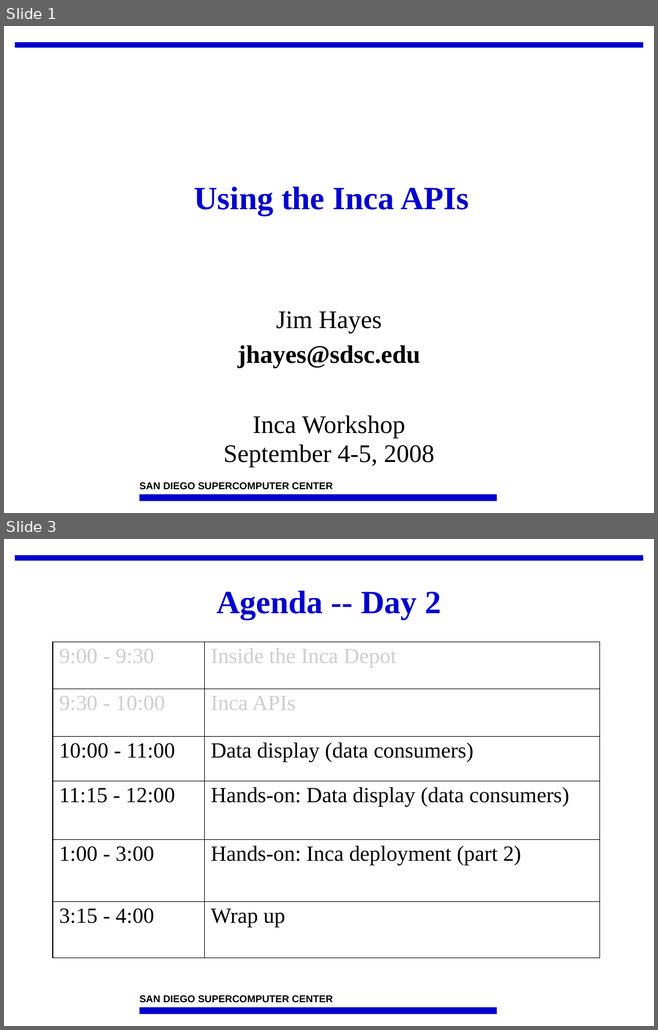
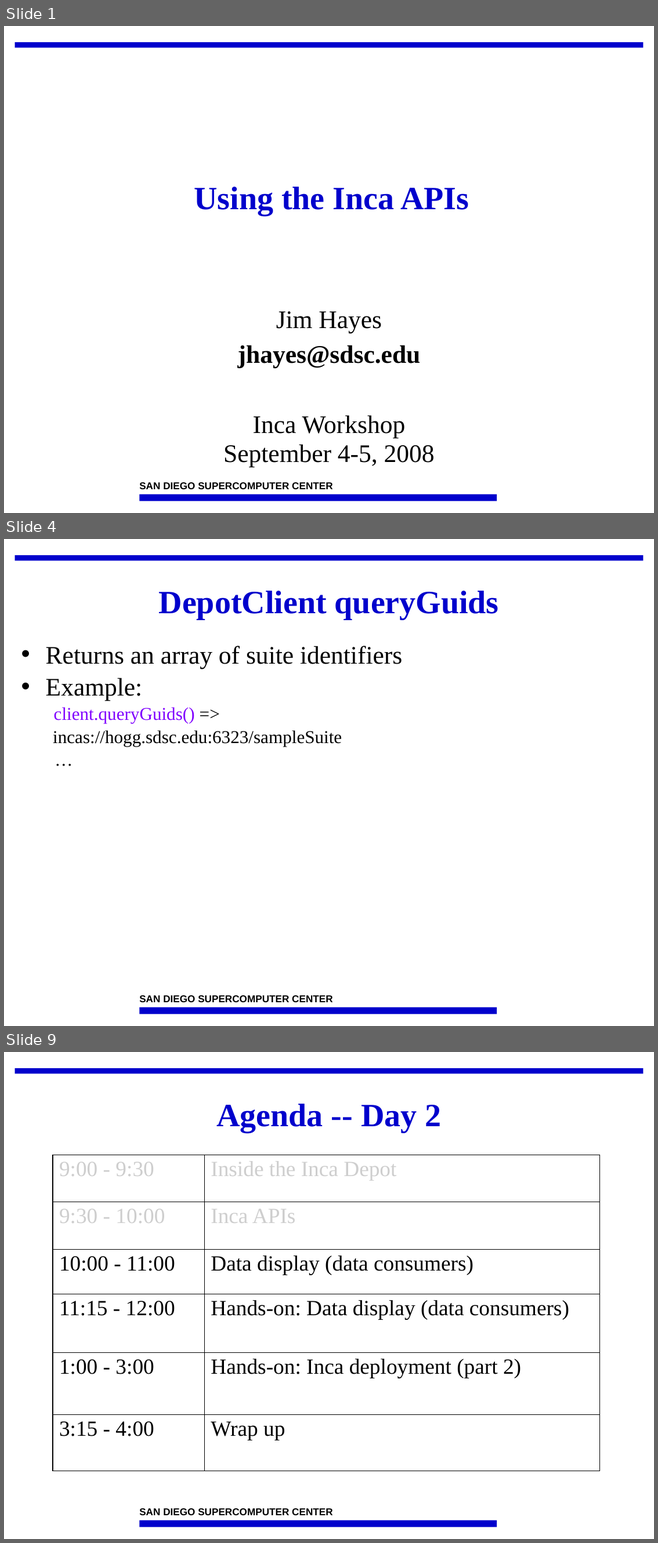
Before and after one commit to IncaProject/inca-xsede, a slide deck: talks/2008workshop/apis.ppt. Shown one above the other, each under a label of ours: slides 1 and 3 before the commit, slides 1, 4 and 9 after it; the slides between them are not shown. The pictures are 658x1030 and 658x1543 pixels, drawn with LibreOffice and Linux fonts; fonts in the diff are those of the drawing; background and template pictures are left out. Boxes give left, top, right and bottom in pixels: in the first picture for what was removed or moved away, otherwise in the second. Text is boxed around its words. In the diff, an @@ line names an element or a change of style, - is before the commit and + after.

```diff
--- a/talks/2008workshop/apis.ppt
+++ b/talks/2008workshop/apis.ppt
@@ slide 4 added at [4,539,654,1026], background #FFFFFF; not listed: 3 template elements that a slide beside it also shows @@
@@ title added at [159,591,499,620], 36 pt, text #0000CC, bold @@
+DepotClient queryGuids
@@ text added at [46,646,402,746], 20 pt, text #000000 @@
+• Returns an array of suite identifiers
+• Example:
+  client.queryGuids() =>
+incas://hogg.sdsc.edu:6323/sampleSuite
+…
@@ what was slide 3 is now slide 9 @@
```
Also in this commit, not shown: 1 slide changed, 5 other slides added.
